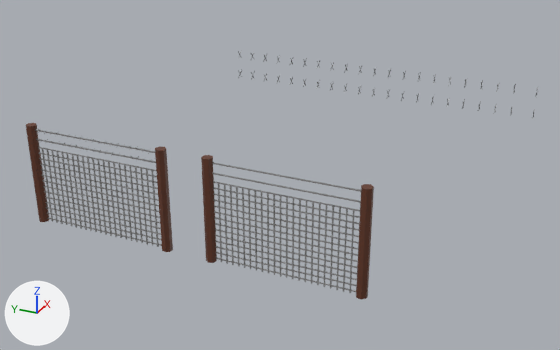
The Blender file Assets/Models/Environment/BarbedWireFence.blend as it was, and as the next commit left it.
Rendered twice from a camera (50 mm lens) standing at (-10.45, -4.63, 7.14) and looking at (1.5, 0.75, 1.16). The axes (+X, +Y, +Z) are drawn at lower left. The lights are the same throughout.

Objects in the first picture: 'Barb', 'Cylinder', 'Fence', 'Wire.001', 'Wire.002'.
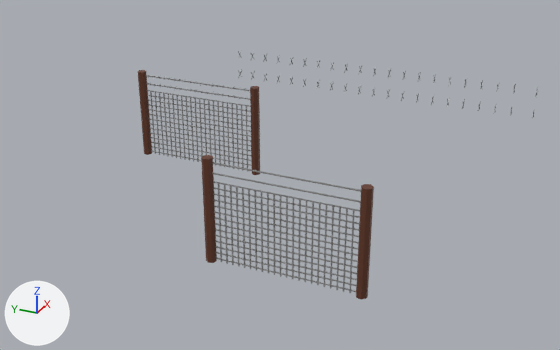
The edits, one by one:
Object 'Fence' (ob_fence) moves from (0.0, 3.8, -0.01) to (3.7, 3.8, -0.01).

Location of each change, (x1, y1, x2, y2) in pixels of the pictures (560 x 350 px):
'Fence', moved: before (26, 123, 173, 252); after (138, 70, 260, 175)
